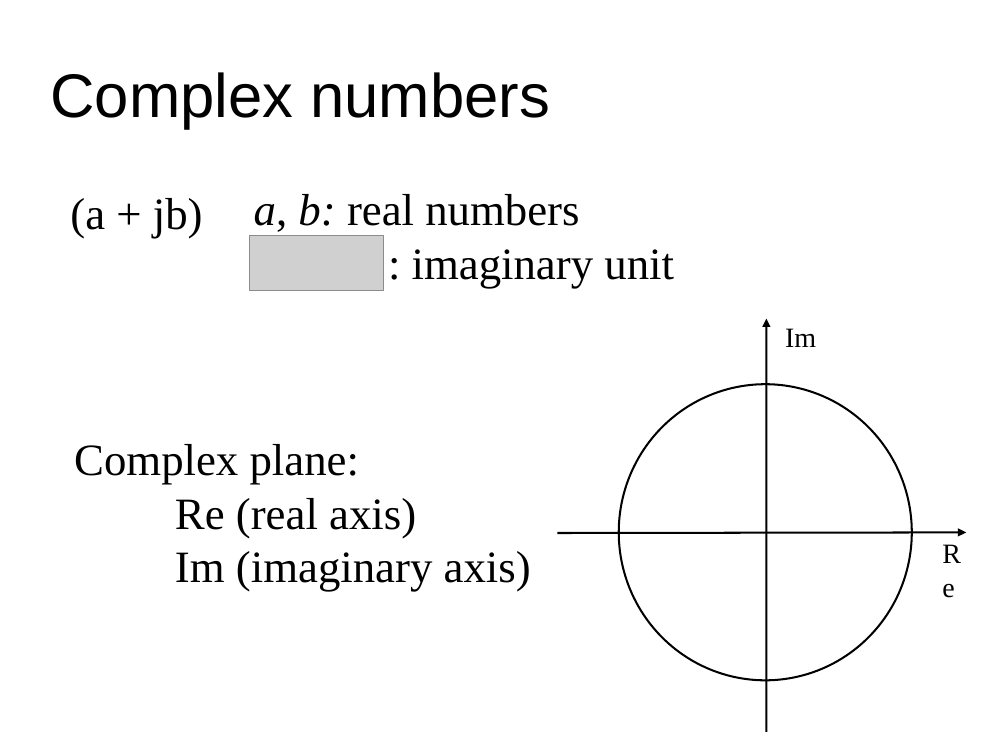
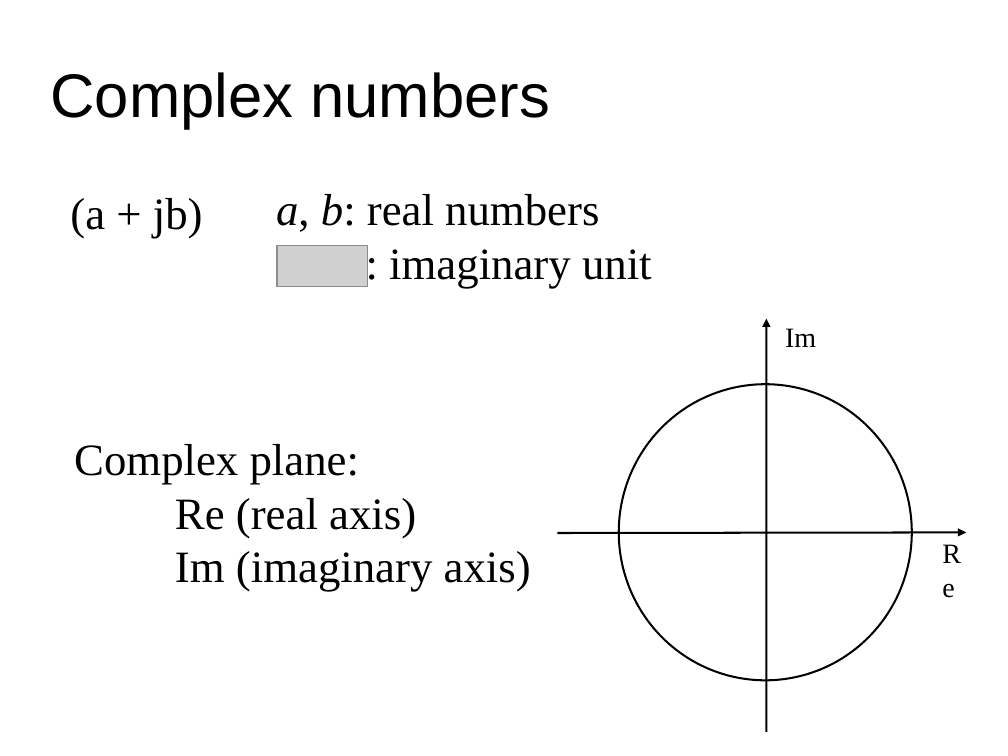
Before and after one commit to MTG/sms-tools, a slide deck: slide 5 of lectures/01-Introduction/1T4-Basic-mathematics.odp. Drawn at 1008x756 pixels with LibreOffice and Linux fonts; fonts in the diff are those of the drawing; grey boxes stand for pictures. Boxes give left, top, right and bottom in pixels: in the first picture for what was removed or moved away, otherwise in the second. Text is boxed around its words. In the diff, an @@ line names an element or a change of style, - is before the commit and + after.

```diff
--- a/lectures/01-Introduction/1T4-Basic-mathematics.odp
+++ b/lectures/01-Introduction/1T4-Basic-mathematics.odp
@@ text "a, b: real numbers": place and size @@
-text "a, b: real numbers" at <box>254,194,674,288</box>
+text "a, b: real numbers" at <box>276,194,652,288</box>
@@ text at <box>276,194,599,232</box>: italic off in "b:" @@
@@ picture: place and size @@
-picture at <box>249,236,383,290</box>
+picture at <box>277,246,368,286</box>
```
Also in this commit, not shown: 3 other slides changed, 5 other files.
